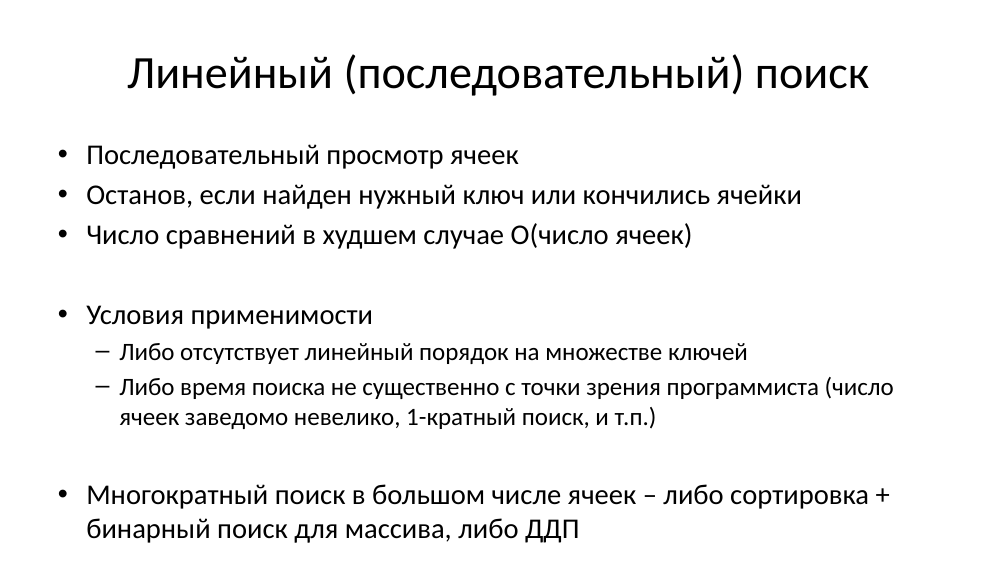
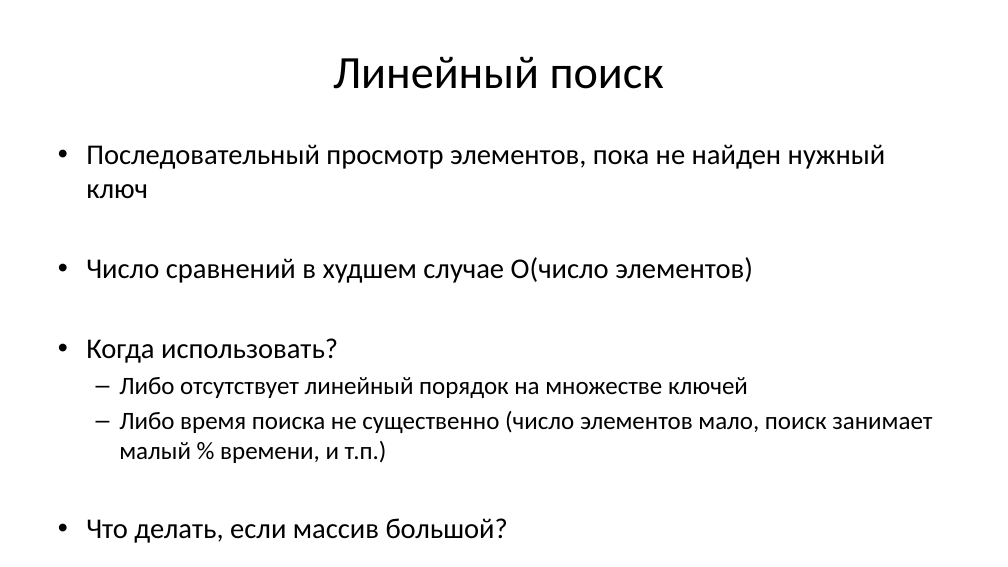
Before and after one commit to Evgueni-Petrov-aka-espetrov/Algorithms-and-Programming-in-C-pptx, a slide deck: slide 4 of 12 Алгоритмы поиска.pptx. Drawn at 1008x567 pixels with LibreOffice and Linux fonts; fonts in the diff are those of the drawing. Boxes give left, top, right and bottom in pixels: in the first picture for what was removed or moved away, otherwise in the second. Text is boxed around its words. In the diff, an @@ line names an element or a change of style, - is before the commit and + after.

```diff
--- a/12 Алгоритмы поиска.pptx
+++ b/12 Алгоритмы поиска.pptx
@@ title at (333, 56, 664, 89): text changed @@
-Линейный (последовательный) поиск
+Линейный поиск
@@ text at (86, 144, 886, 363): text changed @@
-• Последовательный просмотр ячеек
-• Останов, если найден нужный ключ или кончились ячейки
-• Число сравнений в худшем случае О(число ячеек)
-• Условия применимости
+• Последовательный просмотр элементов, пока не найден нужный ключ
+• Число сравнений в худшем случае О(число элементов)
+• Когда использовать?
@@ text at (86, 411, 932, 543): text changed @@
-  – Либо время поиска не существенно с точки зрения программиста (число ячеек заведомо невелико, 1-кратный поиск, и т.п.)
-• Многократный поиск в большом числе ячеек – либо сортировка + бинарный поиск для массива, либо ДДП
+  – Либо время поиска не существенно (число элементов мало, поиск занимает малый % времени, и т.п.)
+• Что делать, если массив большой?
```
Also in this commit, not shown: 19 other slides changed, 11 slides added, 3 slides removed.
